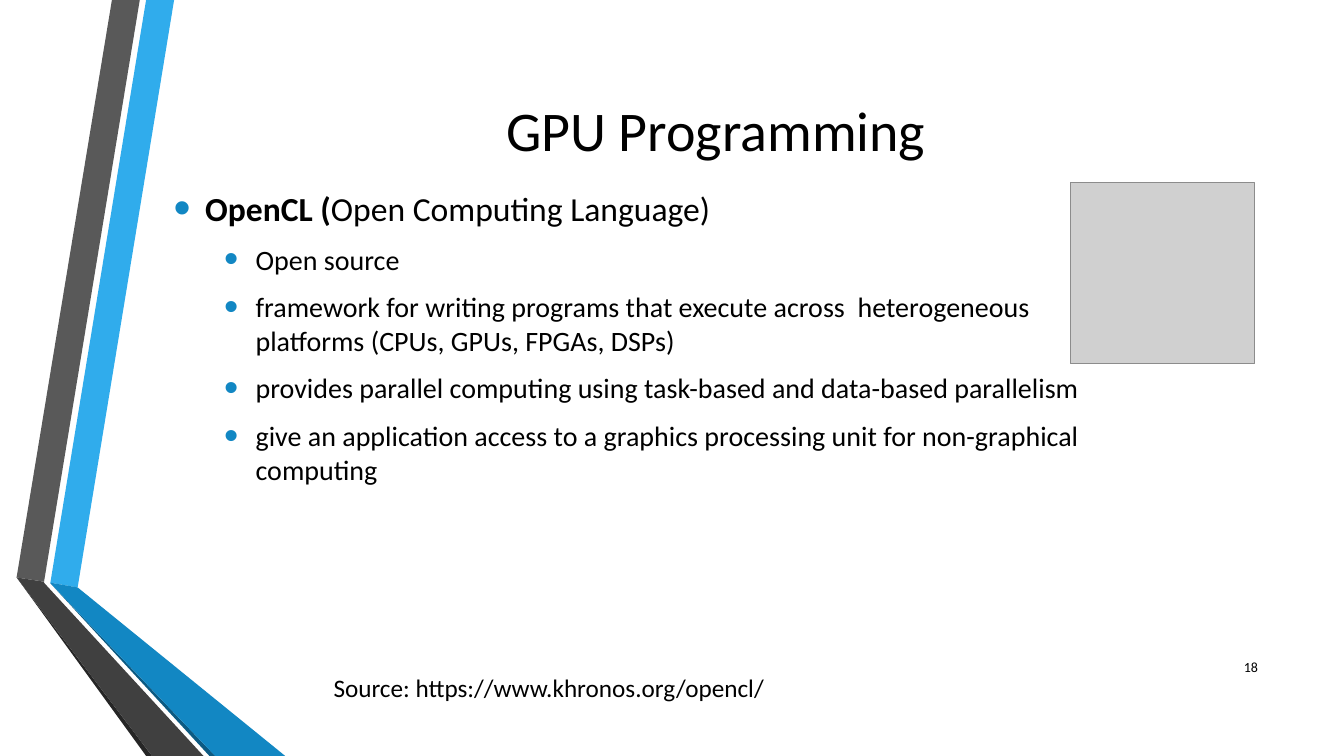
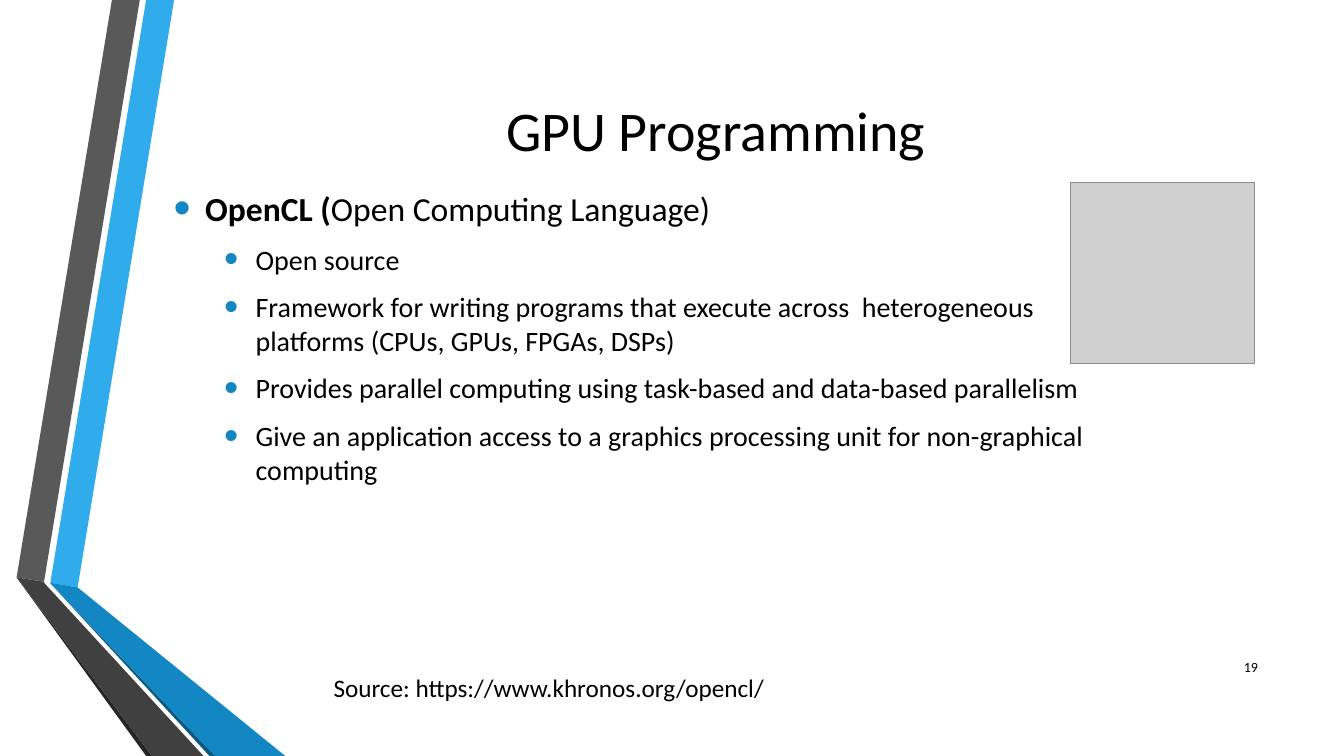
Before and after one commit to junaidnasir/gpu-em-nim, a slide deck: slide 19 of FYP_Defense_Presentation/FYP-2_presentation.pptx (slide 18 before the commit). Drawn at 1344x756 pixels with LibreOffice and Linux fonts; fonts in the diff are those of the drawing; grey boxes stand for pictures; background and template pictures are left out. Boxes give left, top, right and bottom in pixels: in the first picture for what was removed or moved away, otherwise in the second. Text is boxed around its words. In the diff, an @@ line names an element or a change of style, - is before the commit and + after.

```diff
--- a/FYP_Defense_Presentation/FYP-2_presentation.pptx
+++ b/FYP_Defense_Presentation/FYP-2_presentation.pptx
@@ text at [256, 297, 1083, 485]: text changed @@
-  • framework for writing programs that execute across heterogeneous platforms (CPUs, GPUs, FPGAs, DSPs)
-  • provides parallel computing using task-based and data-based parallelism
-  • give an application access to a graphics processing unit for non-graphical computing
+  • Framework for writing programs that execute across heterogeneous platforms (CPUs, GPUs, FPGAs, DSPs)
+  • Provides parallel computing using task-based and data-based parallelism
+  • Give an application access to a graphics processing unit for non-graphical computing
@@ page number at [1244, 663, 1258, 672]: text changed @@
-18
+19
```
Also in this commit, not shown: 11 other slides changed, 2 slides added.
